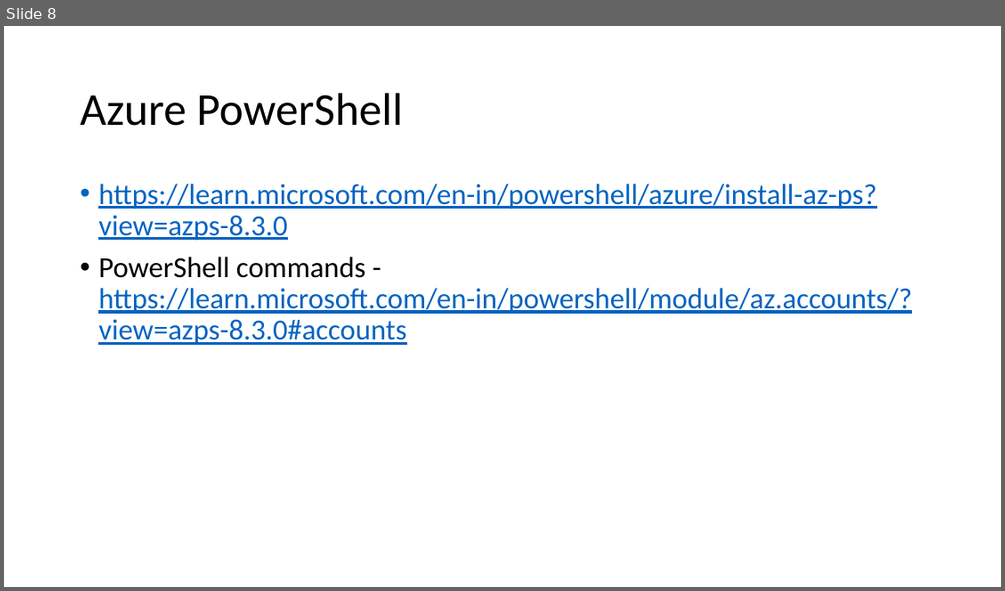
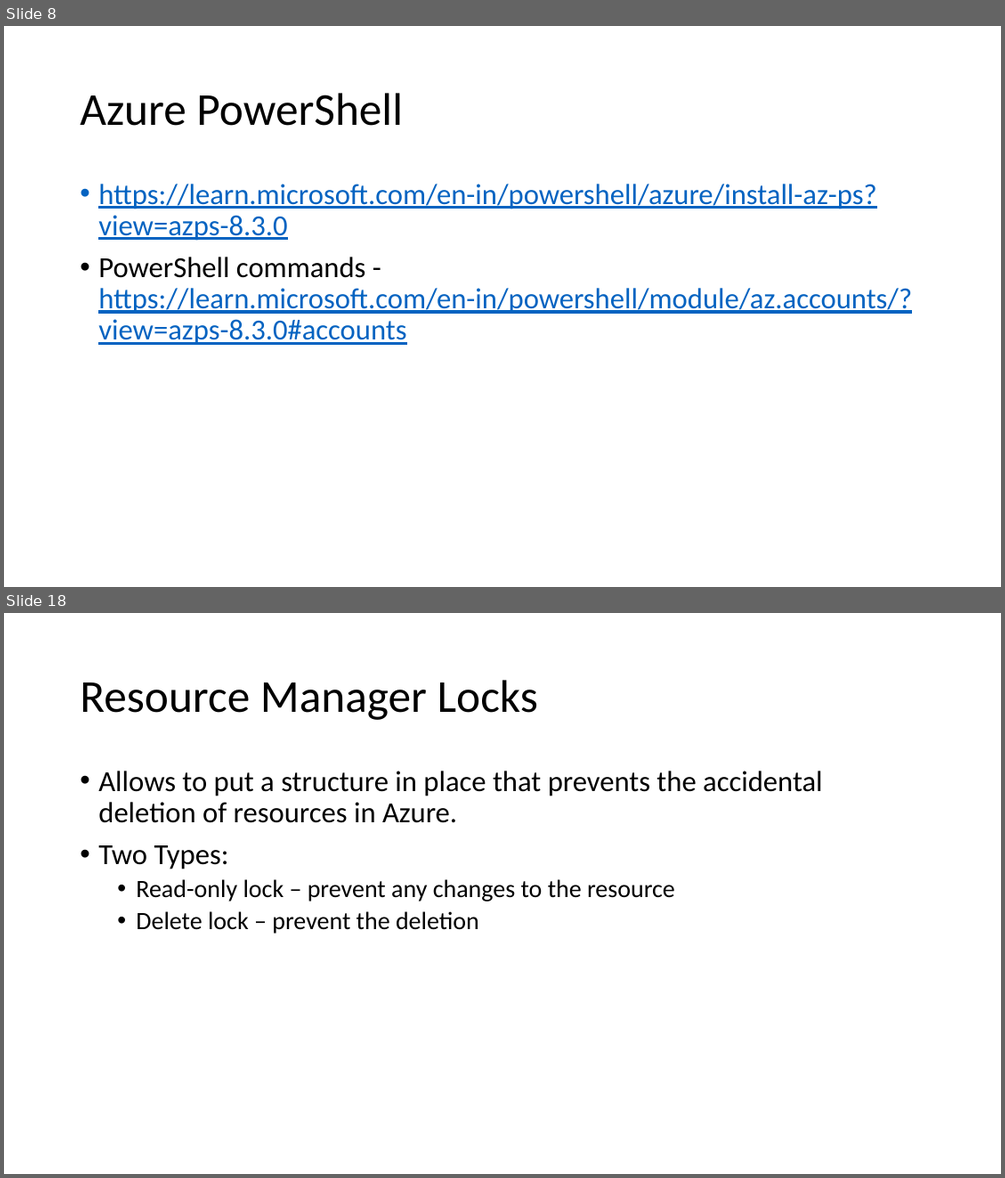
Before and after one commit to ayushrathi15/03June-AZ104, a slide deck: Azure Administration.pptx. Shown one above the other, each under a label of ours: slide 8 before the commit, slides 8 and 18 after it; the slides between them are not shown. The pictures are 1005x591 and 1005x1178 pixels, drawn with LibreOffice and Linux fonts; fonts in the diff are those of the drawing. Boxes give left, top, right and bottom in pixels: in the first picture for what was removed or moved away, otherwise in the second. Text is boxed around its words. In the diff, an @@ line names an element or a change of style, - is before the commit and + after.

```diff
--- a/Azure Administration.pptx
+++ b/Azure Administration.pptx
@@ slide 18 added at box(4, 613, 1001, 1174), background #FFFFFF @@
@@ title added at box(80, 680, 538, 720), 44 pt, text #000000 @@
+Resource Manager Locks
@@ text added at box(98, 771, 823, 933), 28 pt, text #000000 @@
+• Allows to put a structure in place that prevents the accidental deletion of resources in Azure.
+• Two Types:
+  • Read-only lock – prevent any changes to the resource
+  • Delete lock – prevent the deletion
```
Also in this commit, not shown: 11 other slides added.
